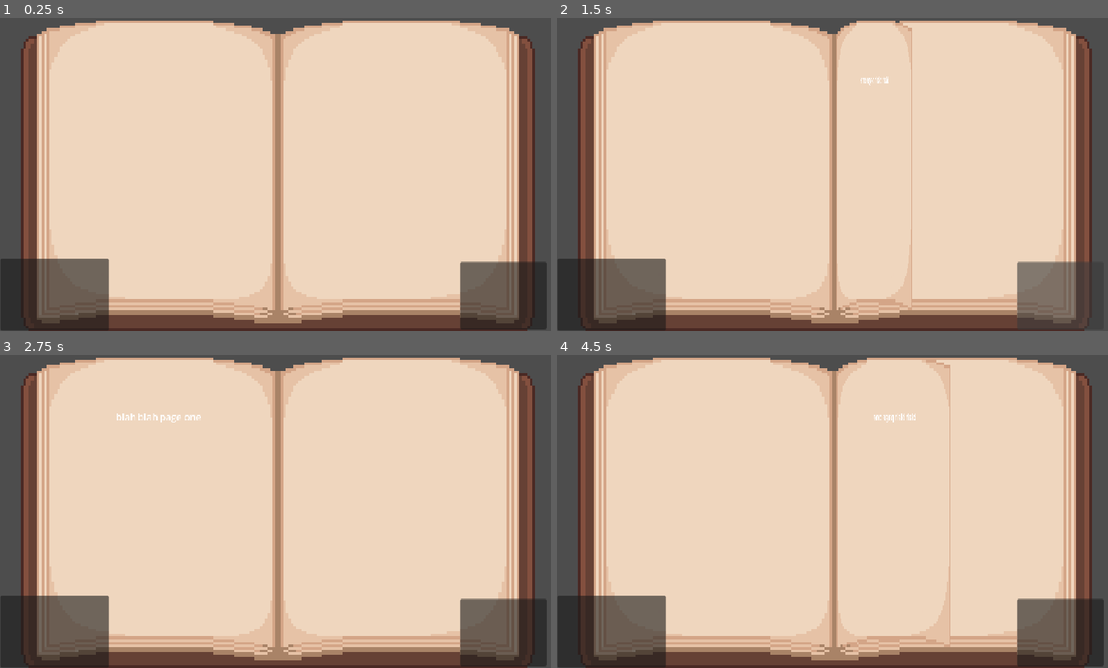
Above: before the commit, frames 1-4 (two rows, left to right).
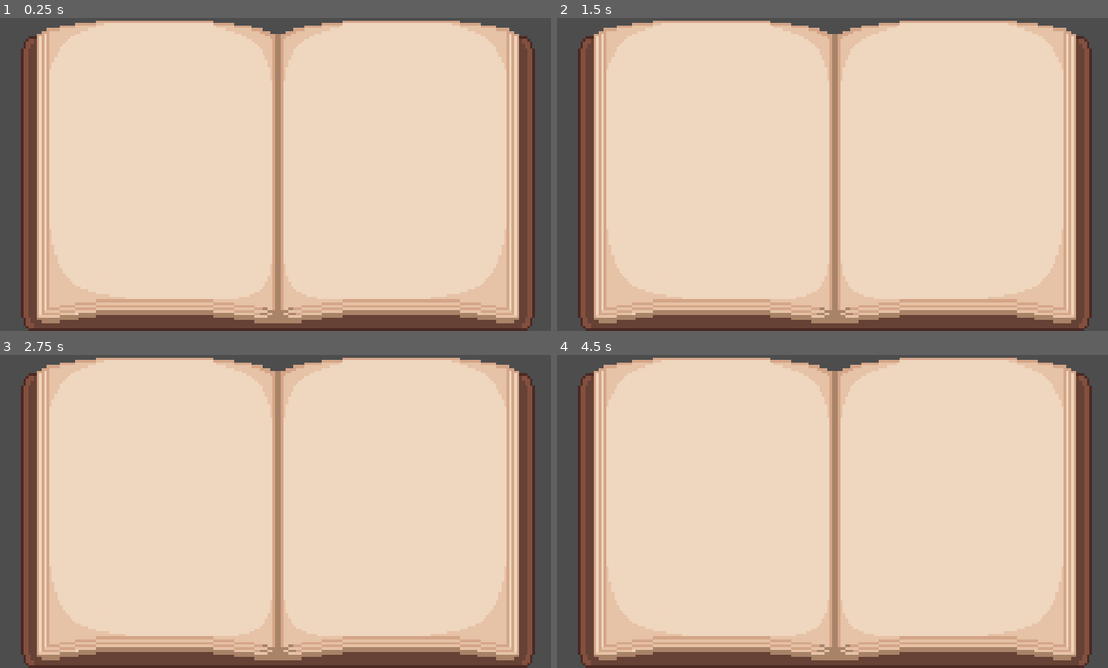
Above: after the commit, the same moments.

Repository: ygda-org/brackeys-26.2
Game: Godot game, scene res://ui/company_handbook/company_handbook.tscn
Same seed, same stepped clock (60 frames per second), same inputs: the game is played once before the commit and once after it. This scene is started directly instead of the project's main scene. Sound files missing from this copy of the repository are replaced by a short silence.
Inputs (mouse positions are in pixels of both pictures, inside the frame that each line leads up to):
- Up to frame 1 (0.25 s): no input
- Up to frame 2 (1.5 s): click (612, 293) at 0.52 s; click (1058, 296) at 1.27 s
- Up to frame 3 (2.75 s): tap Enter at 2 s; move the mouse to (402, 495) at 2.02 s; hold D (right) from 2.03 s (still down); tap E (open_application) at 2.1 s
- Up to frame 4 (4.5 s): tap Space at 2.75, 4.25 s; move the mouse to (722, 527) at 2.77 s; release D (right) at 2.78 s; hold S (down) 2.78-3.53 s; click (722, 527) at 2.85 s; tap Enter at 3.5 s; move the mouse to (893, 442) at 3.52 s; hold D (right) 3.53-4.28 s; tap E (open_application) at 3.6 s; move the mouse to (804, 574) at 4.27 s; hold W (up) from 4.28 s (still down); click (804, 574) at 4.35 s

The runs differ from the first frame. In frame 1, 7.9% of the frame differs, in the area x 0-100%, y 76-100%; in frame 2, 8.5%; in frame 3, 8.1%; in frame 4, 9.2%, in the area x 0-100%, y 0-100%.

Commit message:
so actualy i covercoompicatd all that for no reason

Diff:
--- a/ui/company_handbook/company_handbook.gd
+++ b/ui/company_handbook/company_handbook.gd
@@ -8,19 +8,34 @@
 	pass # Replace with function body.
 
 
-# Called every frame. 'delta' is the elapsed time since the previous frame.
-func _process(delta):
-	pass
-
-
-func _on_left_pressed():
-	if current_page <= 0:
-		return
-	current_page -= 1
-	$AnimationPlayer.play("flip_backwards")
-
-func _on_right_pressed():
-	if current_page >= max_page:
-		return
-	current_page += 1
-	$AnimationPlayer.play("flip_forwards")
+## Called every frame. 'delta' is the elapsed time since the previous frame.
+#func _process(delta):
+	#$Page/LeftPageContent.get_child(0).visible = false
+	#for i in $Page/LeftPageContent.get_child_count():
+		#$Page/LeftPageContent.get_child(i).visible = false
+		#
+	#match current_page:
+		#0:
+			#$Page/LeftPageContent/PageZero.visible = true
+		#1:
+			#$Page/LeftPageContent/PageOne.visible = true
+		#2:
+			#$Page/LeftPageContent/PageTwo.visible = true
+			#
+#func _on_left_pressed():
+	#if current_page <= 0:
+		#return
+	#current_page -= 1
+	#$AnimationPlayer.play("flip_backwards")
+	#await $AnimationPlayer.animation_finished
+	#reset_scale()
+		#
+#func _on_right_pressed():
+	#if current_page >= max_page:
+		#return
+	#$AnimationPlayer.play("flip_forwards")
+	#await $AnimationPlayer.animation_finished
+	#current_page += 1
+	#
+#func reset_scale():
+	#$Page.scale = Vector2(1.0,1.0)
--- a/ui/company_handbook/company_handbook.tscn
+++ b/ui/company_handbook/company_handbook.tscn
@@ -25,6 +25,18 @@
 tracks/1/interp = 1
 tracks/1/loop_wrap = true
 tracks/1/keys = {
+"times": PackedFloat32Array(0),
+"transitions": PackedFloat32Array(1),
+"update": 1,
+"values": [false]
+}
+tracks/2/type = "value"
+tracks/2/imported = false
+tracks/2/enabled = true
+tracks/2/path = NodePath("Page/FlipPageContent:visible")
+tracks/2/interp = 1
+tracks/2/loop_wrap = true
+tracks/2/keys = {
 "times": PackedFloat32Array(0),
 "transitions": PackedFloat32Array(1),
 "update": 1,
@@ -41,10 +53,10 @@
 tracks/0/interp = 1
 tracks/0/loop_wrap = true
 tracks/0/keys = {
-"times": PackedFloat32Array(0, 0.175, 0.2),
-"transitions": PackedFloat32Array(1, 1, 1),
+"times": PackedFloat32Array(0, 0.2),
+"transitions": PackedFloat32Array(1, 1),
 "update": 0,
-"values": [Vector2(-1, 1), Vector2(1, 1), Vector2(-1, 1)]
+"values": [Vector2(-1, 1), Vector2(1, 1)]
 }
 tracks/1/type = "value"
 tracks/1/imported = false
@@ -53,15 +65,27 @@
 tracks/1/interp = 1
 tracks/1/loop_wrap = true
 tracks/1/keys = {
-"times": PackedFloat32Array(0, 0.175),
-"transitions": PackedFloat32Array(1, 1),
-"update": 1,
-"values": [true, false]
+"times": PackedFloat32Array(0),
+"transitions": PackedFloat32Array(1),
+"update": 1,
+"values": [true]
+}
+tracks/2/type = "value"
+tracks/2/imported = false
+tracks/2/enabled = true
+tracks/2/path = NodePath("Page/FlipPageContent:visible")
+tracks/2/interp = 1
+tracks/2/loop_wrap = true
+tracks/2/keys = {
+"times": PackedFloat32Array(0, 0.1, 0.2),
+"transitions": PackedFloat32Array(1, 1, 1),
+"update": 1,
+"values": [true, false, true]
 }
 
 [sub_resource type="Animation" id="Animation_2bg03"]
 resource_name = "flip_page"
-length = 0.25
+length = 0.20099999999999998
 tracks/0/type = "value"
 tracks/0/imported = false
 tracks/0/enabled = true
@@ -69,7 +93,7 @@
 tracks/0/interp = 1
 tracks/0/loop_wrap = true
 tracks/0/keys = {
-"times": PackedFloat32Array(0, 0.2, 0.25),
+"times": PackedFloat32Array(0, 0.2, 0.201),
 "transitions": PackedFloat32Array(1, 1, 1),
 "update": 0,
 "values": [Vector2(1, 1), Vector2(-1, 1), Vector2(1, 1)]
@@ -81,7 +105,19 @@
 tracks/1/interp = 1
 tracks/1/loop_wrap = true
 tracks/1/keys = {
-"times": PackedFloat32Array(0, 0.2, 0.25),
+"times": PackedFloat32Array(0, 0.2, 0.201),
+"transitions": PackedFloat32Array(1, 1, 1),
+"update": 1,
+"values": [true, false, true]
+}
+tracks/2/type = "value"
+tracks/2/imported = false
+tracks/2/enabled = true
+tracks/2/path = NodePath("Page/FlipPageContent:visible")
+tracks/2/interp = 1
+tracks/2/loop_wrap = true
+tracks/2/keys = {
+"times": PackedFloat32Array(0, 0.1, 0.201),
 "transitions": PackedFloat32Array(1, 1, 1),
 "update": 1,
 "values": [true, false, true]
@@ -116,26 +152,78 @@
 offset_bottom = 540.0
 pivot_offset_ratio = Vector2(0.5, 0.5)
 
-[node name="Label" type="Label" parent="Page" unique_id=937574033]
+[node name="PageImage" type="TextureRect" parent="Page" unique_id=1143250898]
+visible = false
+layout_mode = 0
+offset_right = 960.0
+offset_bottom = 540.0
+pivot_offset_ratio = Vector2(0.5, 0.5)
+texture = ExtResource("2_mtvw0")
+
+[node name="FlipPageContent" type="Control" parent="Page" unique_id=731269438]
+visible = false
+anchors_preset = 0
+offset_right = 40.0
+offset_bottom = 40.0
+
+[node name="PageZero" type="Control" parent="Page/FlipPageContent" unique_id=387690361]
+anchors_preset = 0
+offset_right = 40.0
+offset_bottom = 40.0
+
+[node name="Label" type="Label" parent="Page/FlipPageContent/PageZero" unique_id=411528979]
+z_index = 1
+layout_mode = 0
+offset_left = 218.0
+offset_top = 109.0
+offset_right = 365.0
+offset_bottom = 158.0
+text = "ZERO
+"
+
+[node name="PageOne" type="Control" parent="Page/FlipPageContent" unique_id=170177768]
+anchors_preset = 0
+offset_right = 40.0
+offset_bottom = 40.0
+
+[node name="Label" type="Label" parent="Page/FlipPageContent/PageOne" unique_id=937574033]
 z_index = 1
 layout_mode = 0
 offset_left = 200.0
 offset_top = 95.0
 offset_right = 347.0
 offset_bottom = 118.0
-text = "blah blah page one"
-
-[node name="PageImage" type="TextureRect" parent="Page" unique_id=1143250898]
-layout_mode = 0
-offset_right = 960.0
-offset_bottom = 540.0
-pivot_offset_ratio = Vector2(0.5, 0.5)
-texture = ExtResource("2_mtvw0")
+text = "ONE"
+
+[node name="PageTwo" type="Control" parent="Page/FlipPageContent" unique_id=1788669237]
+anchors_preset = 0
+offset_right = 40.0
+offset_bottom = 40.0
+
+[node name="Label" type="Label" parent="Page/FlipPageContent/PageTwo" unique_id=1534177882]
+z_index = 1
+layout_mode = 0
+offset_left = 200.0
+offset_top = 95.0
+offset_right = 347.0
+offset_bottom = 118.0
+text = "TWO"
+
+[node name="BackgroundPageContent" type="Control" parent="Page" unique_id=286708694]
+anchors_preset = 0
+offset_right = 40.0
+offset_bottom = 40.0
+
+[node name="PageZero" type="Control" parent="Page/BackgroundPageContent" unique_id=1205774395]
+anchors_preset = 0
+offset_right = 40.0
+offset_bottom = 40.0
 
 [node name="AnimationPlayer" type="AnimationPlayer" parent="." unique_id=1211352343]
 libraries/ = SubResource("AnimationLibrary_ylpuk")
 
 [node name="Left" type="Button" parent="." unique_id=729604549]
+visible = false
 layout_mode = 0
 offset_left = 1.0
 offset_top = 415.0
@@ -143,6 +231,7 @@
 offset_bottom = 539.0
 
 [node name="Right" type="Button" parent="." unique_id=1452900769]
+visible = false
 layout_mode = 0
 offset_left = 795.0
 offset_top = 421.0
--- a/ui/papers/papers.gd
+++ b/ui/papers/papers.gd
@@ -1,6 +1,16 @@
 extends Control
 
 var current_app : Application = null
+
+var portraits = {
+	1 : "uid://lkp81lwlj61h",
+	2 : "uid://dwynkhhna46jx",
+	3 : "uid://uyut62piu15r",
+	4 : "uid://b1hqjste1mkfw",
+	5 : "uid://bosottpmmxukb",
+	6 : "uid://cg23r42rk6aij",
+	7 : "uid://c4ubm2ecwpvr",
+}
 
 # Called when the node enters the scene tree for the first time.
 func _ready() -> void:
@@ -21,7 +31,7 @@
 	text += "College: " + str(current_app.college) + "\n"
 	text += "Company Reason: " + str(current_app.company_reason) + "\n"
 	$ApplicationText.text = text
-
+	$TextureRect.texture = load(portraits[randi_range(1,7)])
 
 func _on_hire_button_pressed() -> void:
 	GameState.hire()
--- a/ui/papers/papers.tscn
+++ b/ui/papers/papers.tscn
@@ -1,6 +1,7 @@
 [gd_scene format=3 uid="uid://maik53mxl575"]
 
 [ext_resource type="Script" uid="uid://uy5yr6ffnjfe" path="res://ui/papers/papers.gd" id="1_3l3wd"]
+[ext_resource type="Texture2D" uid="uid://lkp81lwlj61h" path="res://assets/characters/portraits/portrait_1.PNG" id="2_vrf7e"]
 
 [sub_resource type="StyleBoxFlat" id="StyleBoxFlat_3wy1v"]
 bg_color = Color(0.34, 0.34, 0.34, 1)
@@ -45,5 +46,15 @@
 offset_bottom = 319.0
 text = "DECLINE"
 
+[node name="TextureRect" type="TextureRect" parent="." unique_id=468512062]
+layout_mode = 0
+offset_left = 298.0
+offset_top = 45.0
+offset_right = 358.0
+offset_bottom = 104.0
+scale = Vector2(5, 5)
+texture = ExtResource("2_vrf7e")
+expand_mode = 5
+
 [connection signal="pressed" from="HireButton" to="." method="_on_hire_button_pressed"]
 [connection signal="pressed" from="RejectButton" to="." method="_on_reject_button_pressed"]
Renamed: assets/characters/portraits/Portrait 1.PNG -> assets/characters/portraits/portrait_1.PNG
Not shown, changed: assets/characters/portraits/portrait_1.PNG.import
Renamed: assets/characters/portraits/Portrait 2.PNG -> assets/characters/portraits/portrait_2.PNG
Not shown, changed: assets/characters/portraits/portrait_2.PNG.import
Renamed: assets/characters/portraits/Portrait 3.PNG -> assets/characters/portraits/portrait_3.PNG
Not shown, changed: assets/characters/portraits/portrait_3.PNG.import
Renamed: assets/characters/portraits/Portrait 4.PNG -> assets/characters/portraits/portrait_4.PNG
Not shown, changed: assets/characters/portraits/portrait_4.PNG.import
Renamed: assets/characters/portraits/Portrait 5.PNG -> assets/characters/portraits/portrait_5.PNG
Not shown, changed: assets/characters/portraits/portrait_5.PNG.import
Renamed: assets/characters/portraits/Portrait 6.PNG -> assets/characters/portraits/portrait_6.PNG
Not shown, changed: assets/characters/portraits/portrait_6.PNG.import
(and 3 more such lines)
